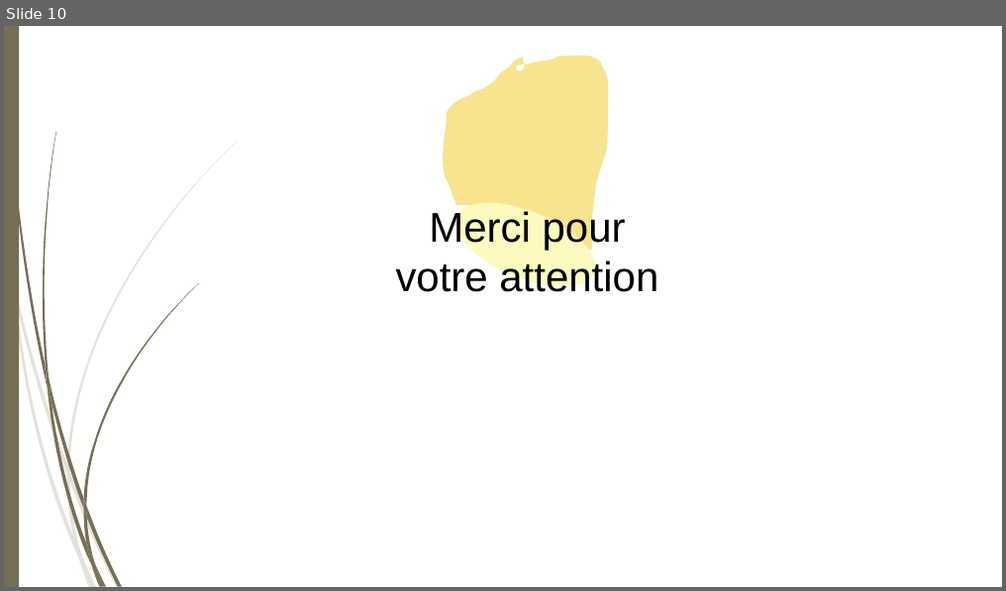
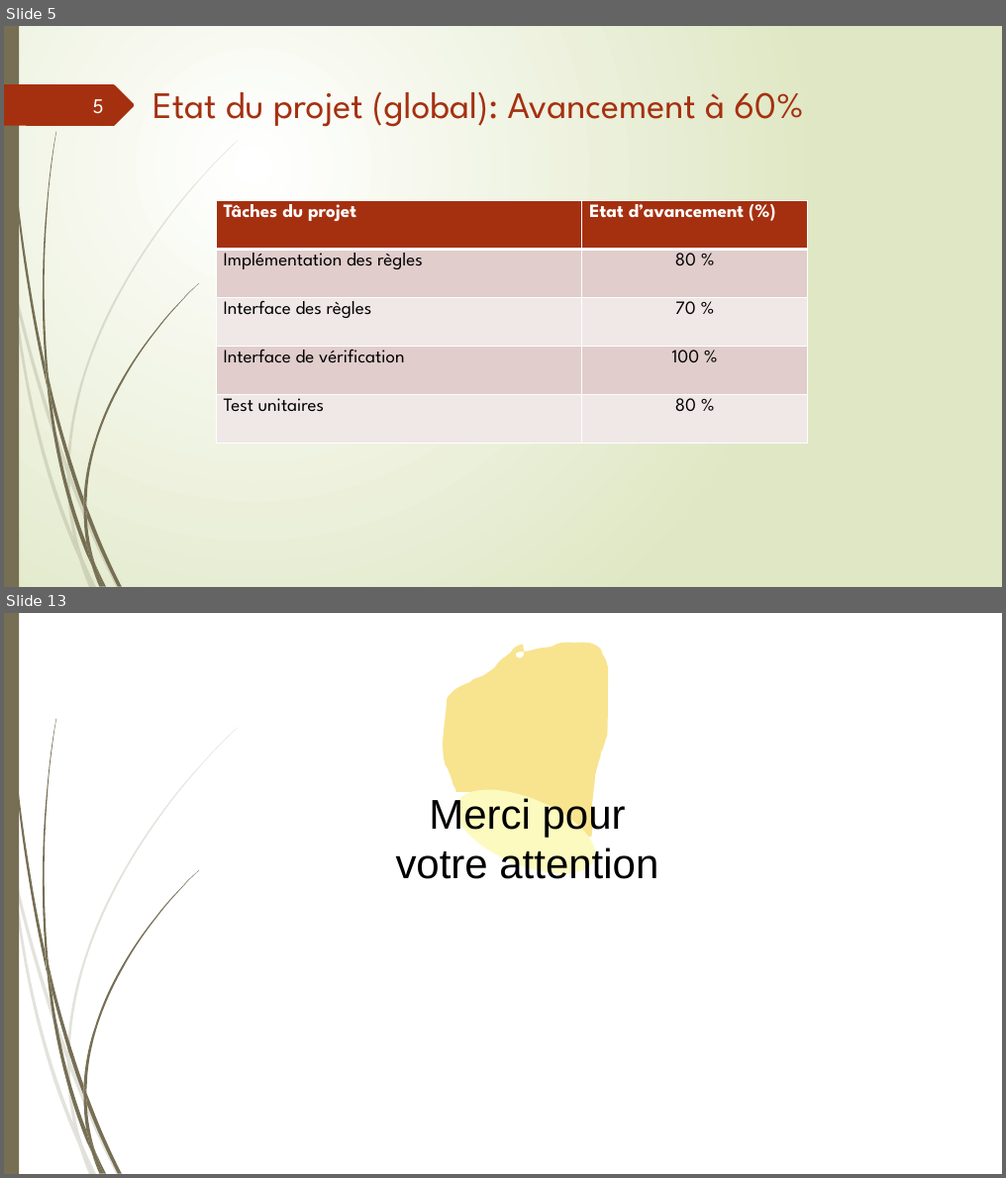
Before and after one commit to abes-esr/kalidos, a slide deck: doc/comité-pilotage.pptx. Shown one above the other, each under a label of ours: slide 10 before the commit, slides 5 and 13 after it; the slides between them are not shown. The pictures are 1006x591 and 1006x1178 pixels, drawn with LibreOffice and Linux fonts; fonts in the diff are those of the drawing; background and template pictures are left out. Boxes give left, top, right and bottom in pixels: in the first picture for what was removed or moved away, otherwise in the second. Text is boxed around its words. In the diff, an @@ line names an element or a change of style, - is before the commit and + after.

```diff
--- a/doc/comité-pilotage.pptx
+++ b/doc/comité-pilotage.pptx
@@ slide 5 added at [4,26,1002,587], background gradient #FFFFFF to #DFE8C4; not listed: 23 template elements that a slide beside it also shows @@
@@ freeform shape added at [4,84,135,126], fill #A53010 @@
@@ page number added at [93,99,104,114], 20 pt, text #FEFFFF @@
+5
@@ title added at [152,92,803,127], 36 pt, text #A53010 @@
+Etat du projet (global): Avancement à 60%
@@ table added at [216,200,807,443], 5 rows, 2 columns @@
+Tâches du projet | Etat d’avancement (%)
+Implémentation des règles | 80 %
+Interface des règles | 70 %
+Interface de vérification | 100 %
+Test unitaires | 80 %
@@ what was slide 10 is now slide 13 @@
```
Also in this commit, not shown: 9 slides changed, 2 other slides added.
